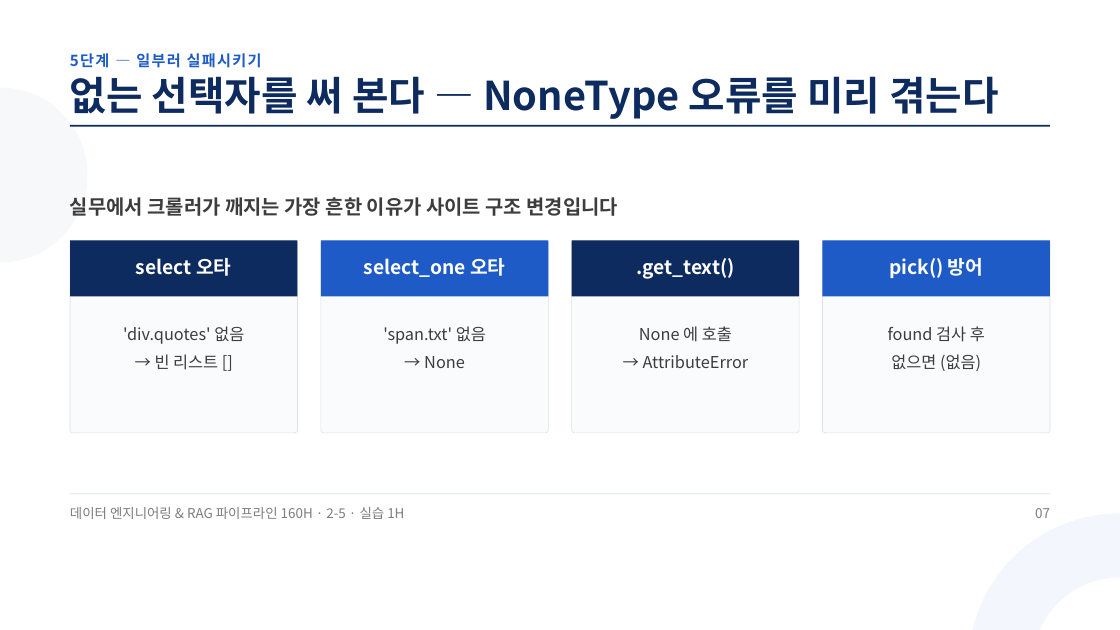
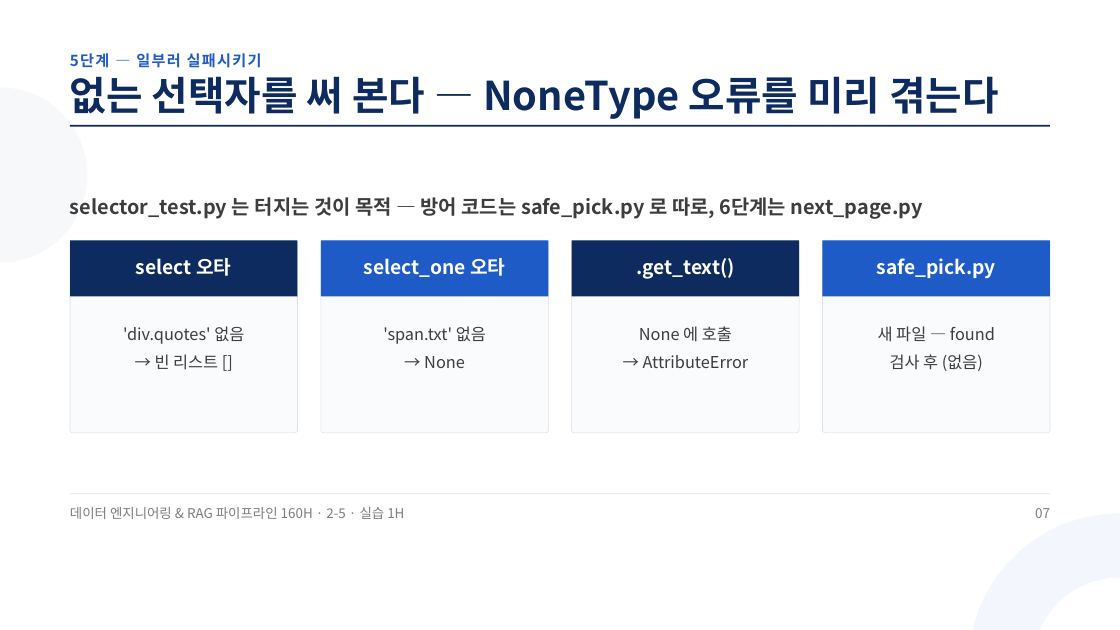
Before and after one commit to aebonlee/materials, a slide deck: slide 7 of data-eng/decks/w2d5s2.pptx. Drawn at 1120x630 pixels with LibreOffice and Linux fonts; fonts in the diff are those of the drawing. Boxes give left, top, right and bottom in pixels: in the first picture for what was removed or moved away, otherwise in the second. Text is boxed around its words. In the diff, an @@ line names an element or a change of style, - is before the commit and + after.

```diff
--- a/data-eng/decks/w2d5s2.pptx
+++ b/data-eng/decks/w2d5s2.pptx
@@ text at box(70, 197, 923, 219): text changed @@
-실무에서 크롤러가 깨지는 가장 흔한 이유가 사이트 구조 변경입니다
+selector_test.py 는 터지는 것이 목적 — 방어 코드는 safe_pick.py 로 따로, 6단계는 next_page.py
@@ text at box(877, 258, 996, 279): text changed @@
-pick() 방어
+safe_pick.py
@@ text at box(878, 326, 995, 371): text changed @@
-found 검사 후
-없으면 (없음)
+새 파일 — found
+검사 후 (없음)
```
Also in this commit, not shown: 2 other slides changed, 11 other files.
